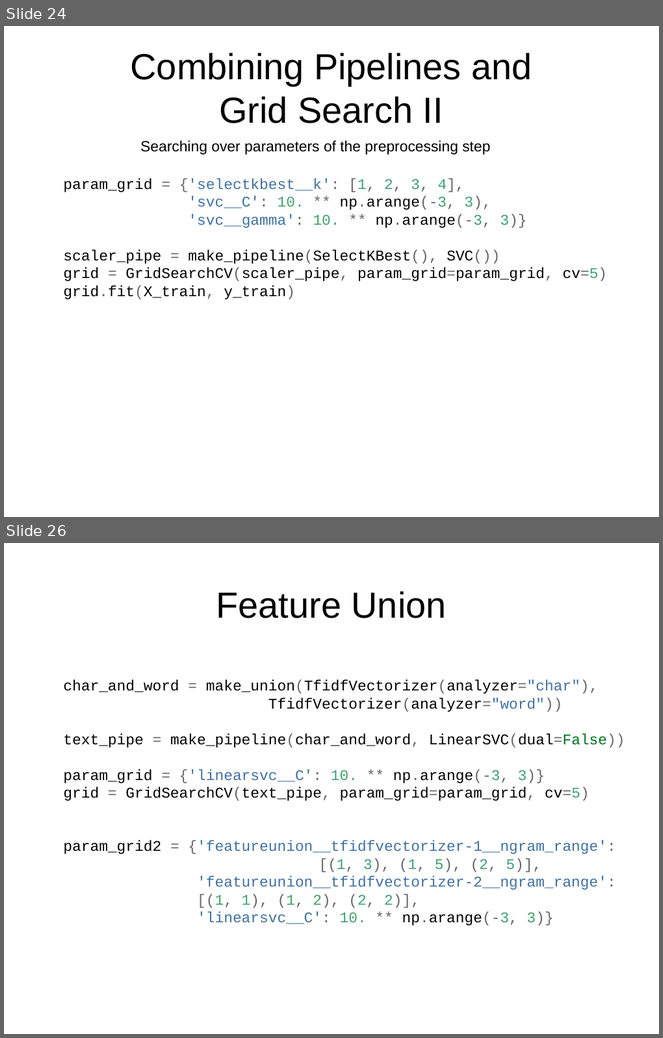
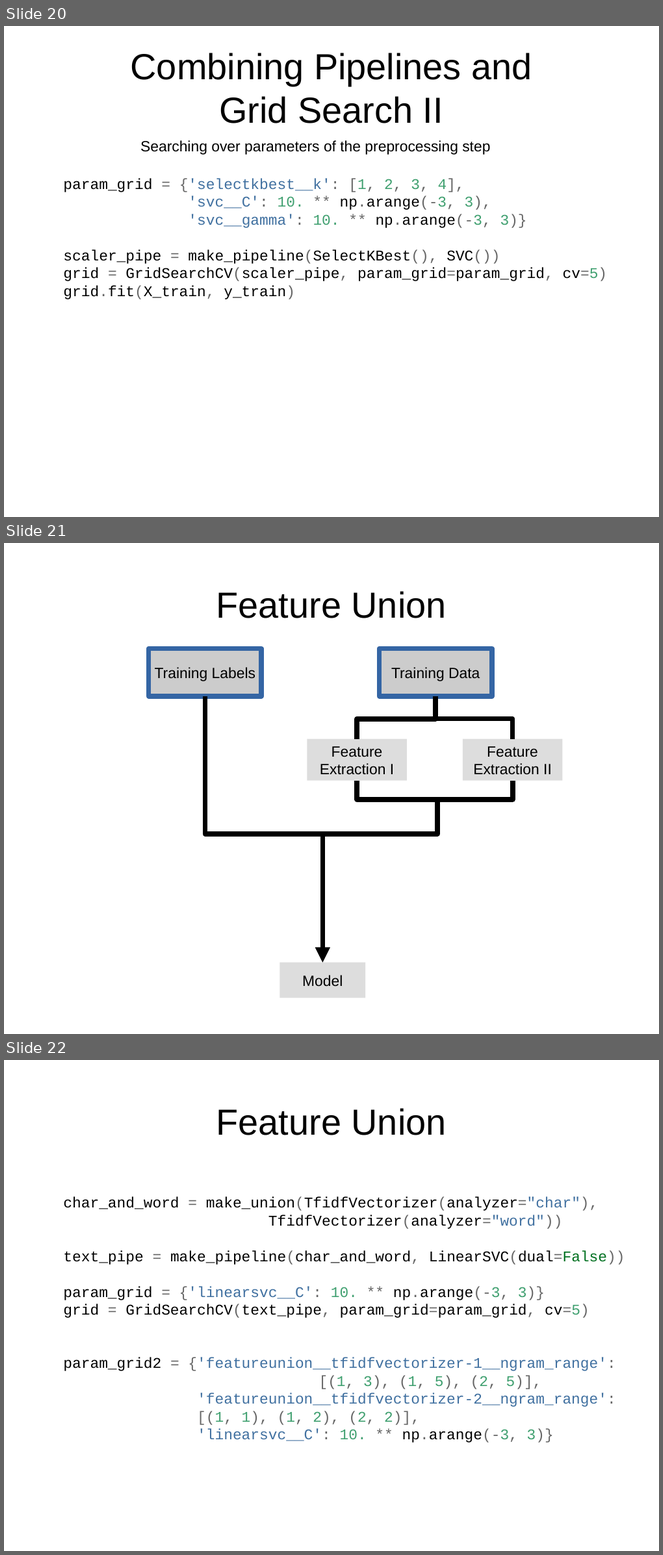
Before and after one commit to amueller/talks_odt, a slide deck: nyc-open-data-2015-andvanced-sklearn.odp. Shown one above the other, each under a label of ours: slides 24 and 26 before the commit, slides 20, 21 and 22 after it; the slides between them are not shown. The pictures are 663x1038 and 663x1555 pixels, drawn with LibreOffice and Linux fonts; fonts in the diff are those of the drawing. Boxes give left, top, right and bottom in pixels: in the first picture for what was removed or moved away, otherwise in the second. Text is boxed around its words. In the diff, an @@ line names an element or a change of style, - is before the commit and + after.

```diff
--- a/nyc-open-data-2015-andvanced-sklearn.odp
+++ b/nyc-open-data-2015-andvanced-sklearn.odp
@@ slide 21 added at [4,543,659,1034], background #FFFFFF @@
@@ title added at [217,591,447,618], 44 pt, text #000000 @@
+Feature Union
@@ rectangle added at [148,649,261,696], fill #CCCCCC, outline #3465A4 6.01 pt, 18 pt, text #000000 @@
+Training Labels
@@ rectangle added at [379,649,492,696], fill #CCCCCC, outline #3465A4 6.01 pt, 18 pt, text #000000 @@
+Training Data
@@ elbow arrow added from (205, 696) to (322, 963), #000000 6.01 pt @@
@@ elbow line added from (436, 696) to (357, 739), #000000 6.01 pt @@
@@ elbow line added from (436, 696) to (513, 739), #000000 6.01 pt @@
@@ rectangle added at [307,739,407,781], fill #DDDDDD, 18 pt, text #000000 @@
+Feature
+Extraction I
@@ rectangle added at [463,739,563,781], fill #DDDDDD, 18 pt, text #000000 @@
+Feature
+Extraction II
@@ elbow line added from (357, 781) to (426, 800), #000000 6.01 pt @@
@@ elbow line added from (513, 781) to (426, 800), #000000 6.01 pt @@
@@ elbow arrow added from (438, 798) to (322, 963), #000000 6.01 pt @@
@@ rectangle added at [280,963,365,999], fill #DDDDDD, 18 pt, text #000000 @@
+Model
@@ what was slide 24 is now slide 20 @@
@@ what was slide 26 is now slide 22 @@
```
Also in this commit, not shown: 15 slides changed, 2 other slides added, 5 slides removed.
